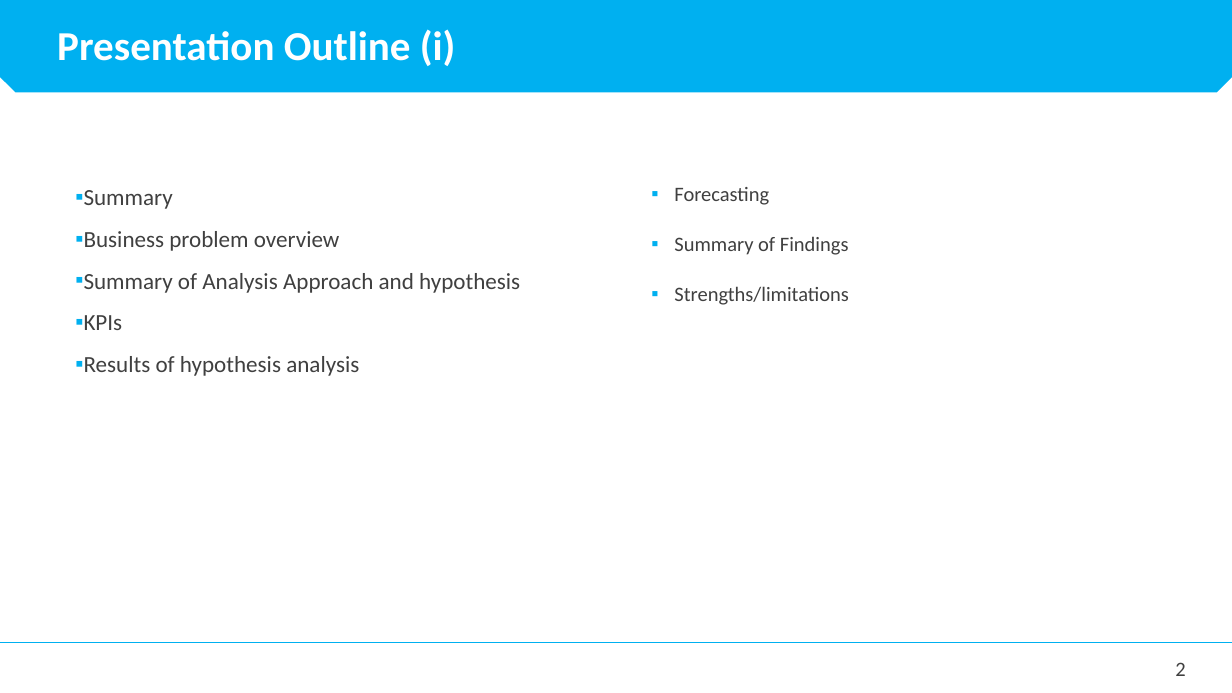
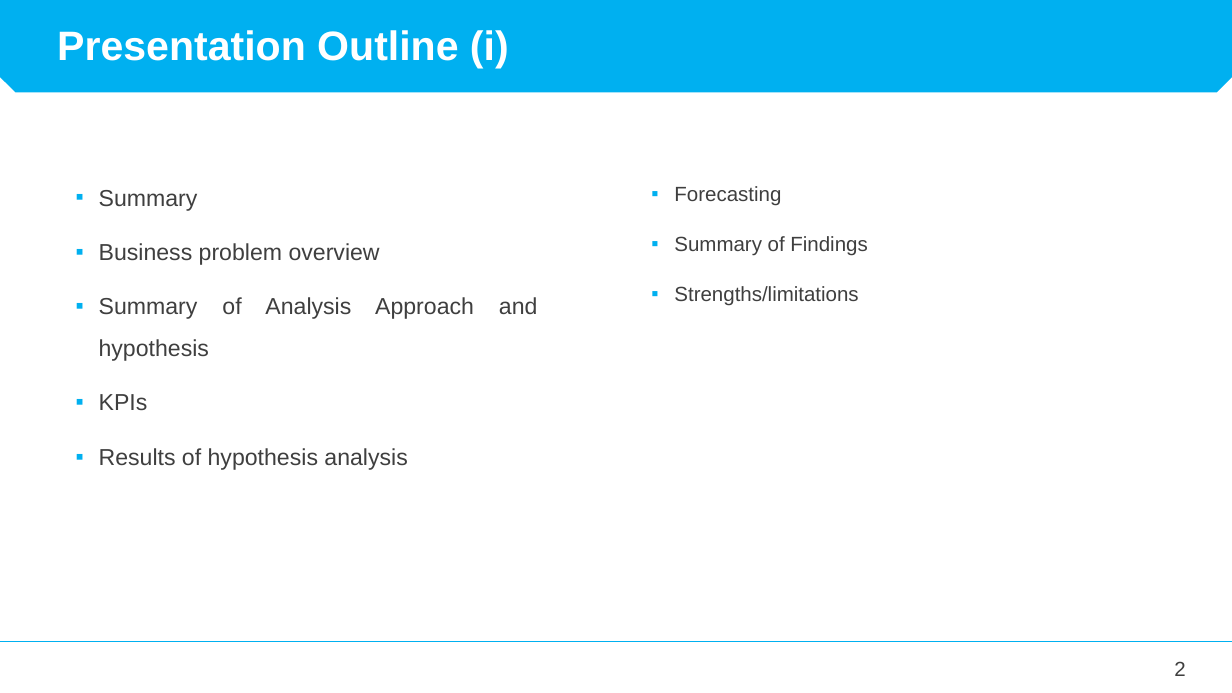
Before and after one commit to sunny2309/projects, a slide deck: slide 2 of Gym_Customer_leaving/Customer Churn Rate Analysis and Prediction for OC Rev3.0.pptx. Drawn at 1232x693 pixels with LibreOffice and Linux fonts; fonts in the diff are those of the drawing. Boxes give left, top, right and bottom in pixels: in the first picture for what was removed or moved away, otherwise in the second. Text is boxed around its words. In the diff, an @@ line names an element or a change of style, - is before the commit and + after.

Commit message:
Presentations and Python Data Analysis Project Addition

```diff
--- a/Gym_Customer_leaving/Customer Churn Rate Analysis and Prediction for OC Rev3.0.pptx
+++ b/Gym_Customer_leaving/Customer Churn Rate Analysis and Prediction for OC Rev3.0.pptx
@@ snip same rect at bbox=[0, 0, 1232, 92]: proportions changed @@
@@ text "Presentation Outline (i)" at bbox=[57, 30, 509, 68]: font Calibri to Arial @@
@@ text "Summary" at bbox=[99, 190, 538, 470]: font Calibri to Arial, text colour #404040 to #3F3F3F; less space between paragraphs @@
@@ text "Forecasting" at bbox=[674, 186, 867, 306]: font Calibri to Arial, text colour #404040 to #3F3F3F; less space between paragraphs @@
```
Also in this commit, not shown: 19 other slides changed, 18 other files.
